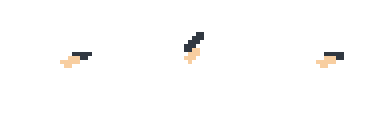
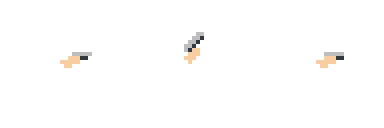
Two versions of the same layered image (384 × 128). Layer-by-layer changes:
painted on "Layer 3" over [72, 32, 344, 56]
